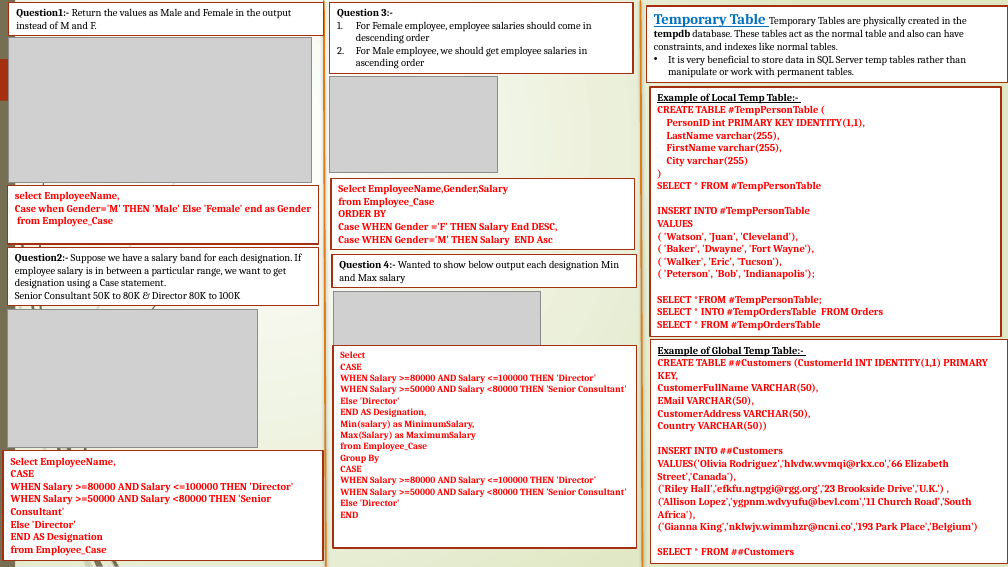
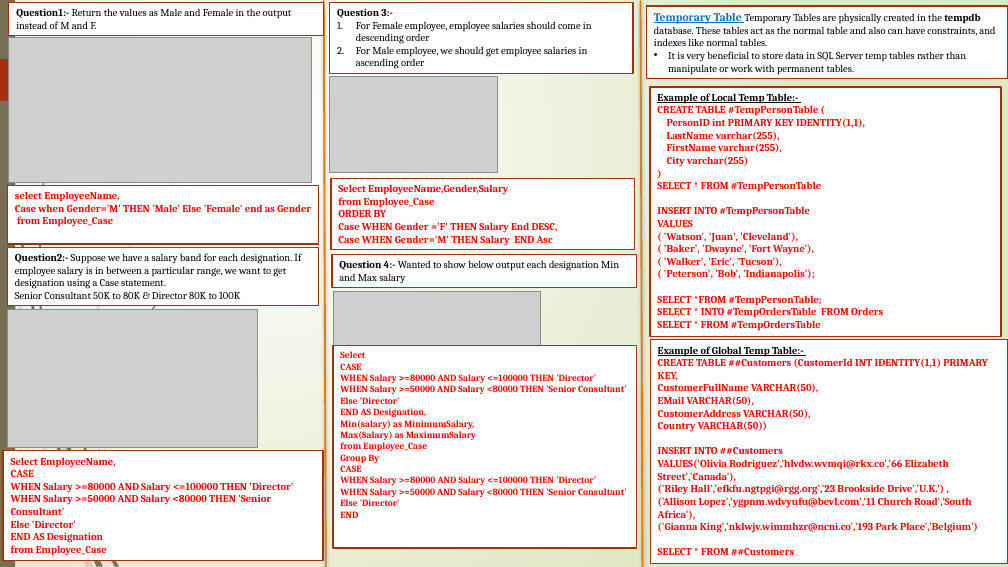
Before and after one commit to tanajisulagave/SQL-Server, a slide deck: slide 28 of SQL Server/SQL_PPT.pptx. Drawn at 1008x567 pixels with LibreOffice and Linux fonts; fonts in the diff are those of the drawing; grey boxes stand for pictures. Boxes give left, top, right and bottom in pixels: in the first picture for what was removed or moved away, otherwise in the second. Text is boxed around its words. In the diff, an @@ line names an element or a change of style, - is before the commit and + after.

```diff
--- a/SQL Server/SQL_PPT.pptx
+++ b/SQL Server/SQL_PPT.pptx
@@ text in rectangle at (x1=654, y1=13, x2=995, y2=46): size 14 to 11 pt in "Temporary Table" @@
```
Also in this commit, not shown: 2 other slides changed, 5 slides added.
